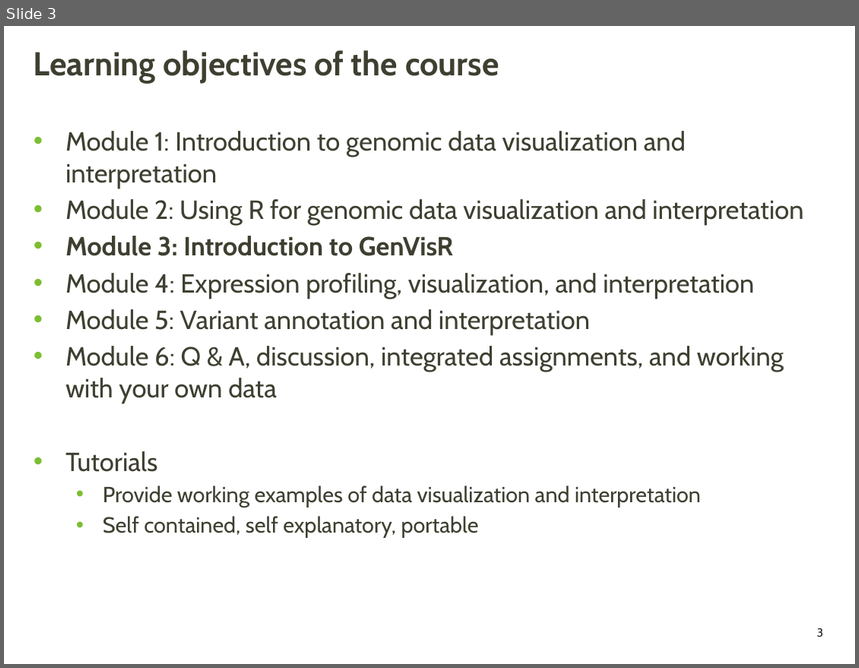
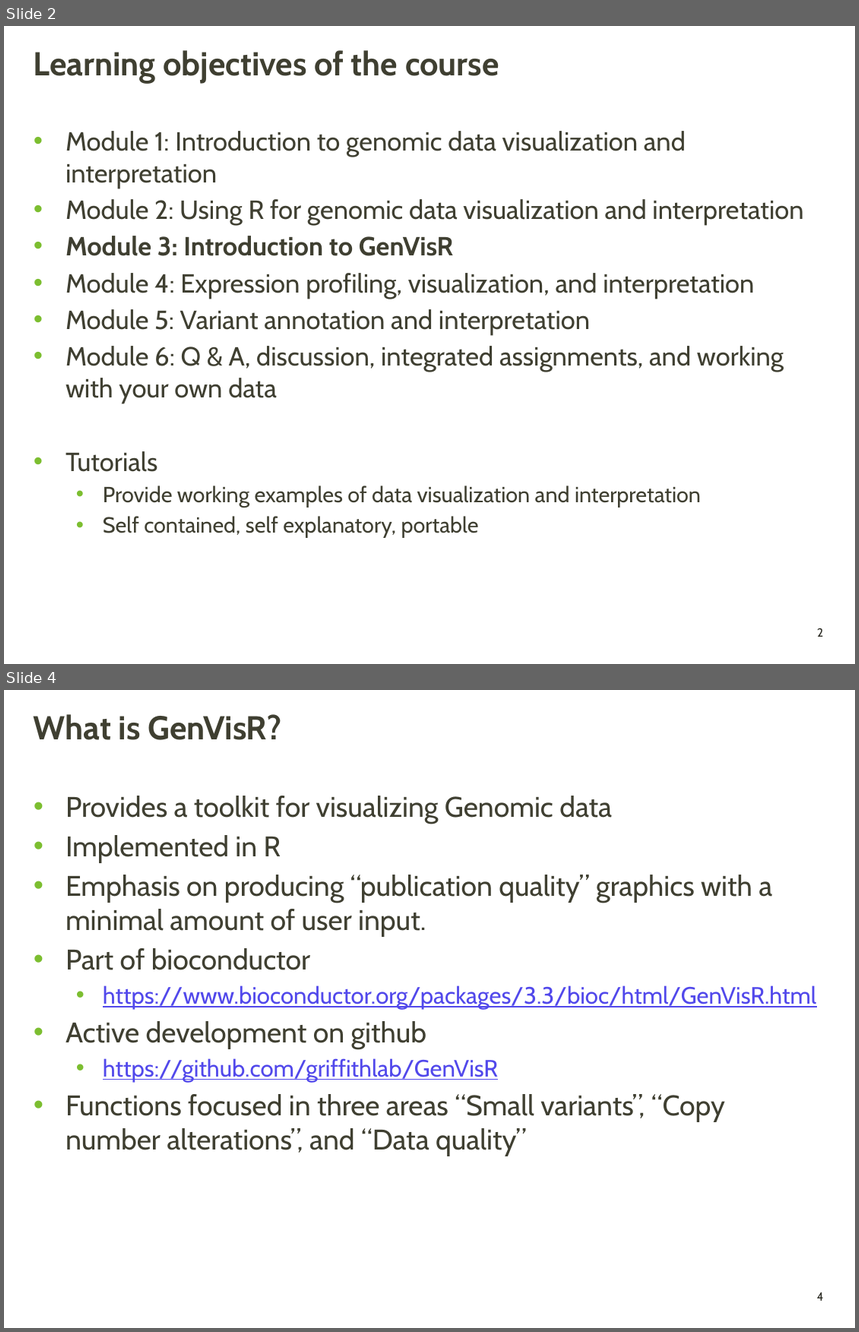
Before and after one commit to griffithlab/genviz.org, a slide deck: lectures/GenViz_Module3_Lecture.pptx. Shown one above the other, each under a label of ours: slide 3 before the commit, slides 2 and 4 after it; the slides between them are not shown. The pictures are 859x668 and 859x1332 pixels, drawn with LibreOffice and Linux fonts; fonts in the diff are those of the drawing; background and template pictures are left out. Boxes give left, top, right and bottom in pixels: in the first picture for what was removed or moved away, otherwise in the second. Text is boxed around its words. In the diff, an @@ line names an element or a change of style, - is before the commit and + after.

```diff
--- a/lectures/GenViz_Module3_Lecture.pptx
+++ b/lectures/GenViz_Module3_Lecture.pptx
@@ slide 4 added at (4,690,855,1328), background picture (left out); not listed: 1 template element that a slide beside it also shows @@
@@ title added at (34,714,282,740), 28 pt, text #3F3F32, bold @@
+What is GenVisR?
@@ text added at (66,796,816,1156), 24 pt, text #3F3F32 @@
+• Provides a toolkit for visualizing Genomic data
+• Implemented in R
+• Emphasis on producing “publication quality” graphics with a minimal amount of user input.
+• Part of bioconductor
+  • https://www.bioconductor.org/packages/3.3/bioc/html/GenVisR.html
+• Active development on github
+  • https://github.com/griffithlab/GenVisR
+• Functions focused in three areas “Small variants”, “Copy number alterations”, and “Data quality”
@@ what was slide 3 is now slide 2 @@
@@ page number at (817,629,823,637): text changed @@
-3
+2
```
Also in this commit, not shown: 1 slide changed, 15 other slides added, 1 slide removed.
